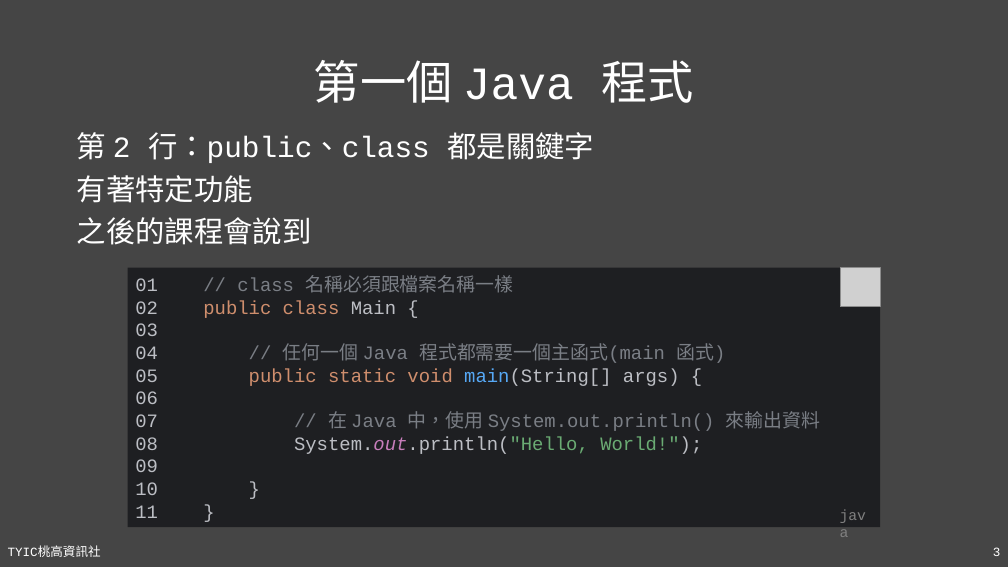
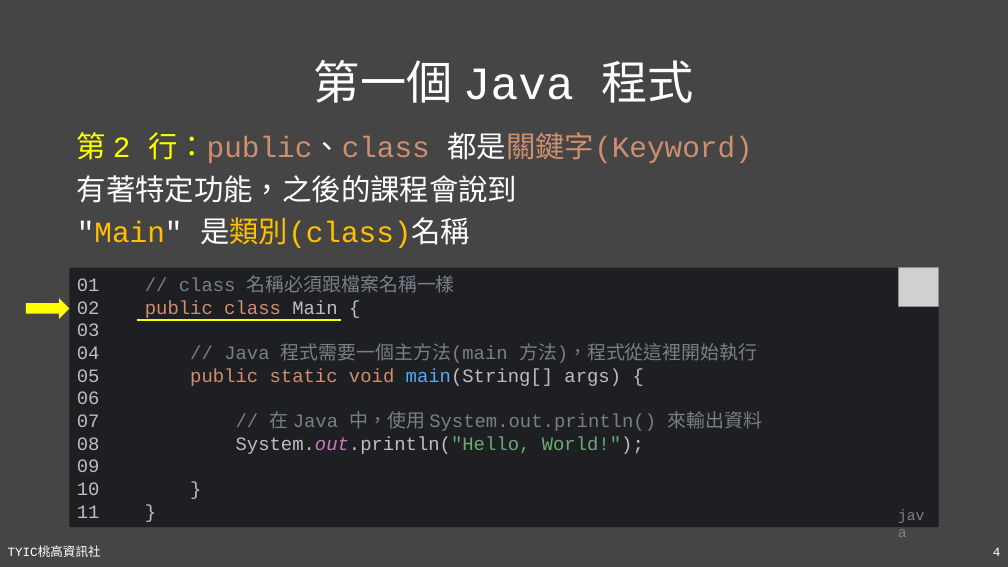
Before and after one commit to TYSHIC/slides, a slide deck: slide 4 of powerpoint/04_初探Java.pptx (slide 3 before the commit). Drawn at 1008x567 pixels with LibreOffice and Linux fonts; fonts in the diff are those of the drawing; grey boxes stand for pictures. Boxes give left, top, right and bottom in pixels: in the first picture for what was removed or moved away, otherwise in the second. Text is boxed around its words. In the diff, an @@ line names an element or a change of style, - is before the commit and + after.

```diff
--- a/powerpoint/04_初探Java.pptx
+++ b/powerpoint/04_初探Java.pptx
@@ text at <box>77,132,752,248</box>: text changed; text colour #FFFFFF to #CF8E6D @@
-第 2 行：public、class 都是關鍵字
-有著特定功能
-之後的課程會說到
+第 2 行：public、class 都是關鍵字(Keyword)
+有著特定功能，之後的課程會說到
+"Main" 是類別(class)名稱
@@ rectangle "01 // class 名稱必須跟檔案名稱一樣 02 ...": place and size @@
-rectangle "01 // class 名稱必須跟檔案名稱一樣 02 ..." at <box>128,268,880,527</box>
+rectangle "01 // class 名稱必須跟檔案名稱一樣 02 ..." at <box>70,268,939,527</box>
@@ picture: place and size @@
-picture at <box>840,268,880,307</box>
+picture at <box>899,268,939,307</box>
@@ right arrow added at <box>26,298,69,319</box>, fill #FFFF00 @@
@@ text in rectangle at <box>77,275,761,454</box>: text changed @@
-01 // class 名稱必須跟檔案名稱一樣
-02 public class Main {
-03
-04 // 任何一個 Java 程式都需要一個主函式(main 函式)
-05 public static void main(String[] args) {
-06
-07 // 在 Java 中，使用 System.out.println() 來輸出資料
-08 System.out.println("Hello, World!");
-09
-10 }
-11 }
+01 // class 名稱必須跟檔案名稱一樣
+02 public class Main {
+03
+04 // Java 程式需要一個主方法(main 方法)，程式從這裡開始執行
+05 public static void main(String[] args) {
+06
+07 // 在 Java 中，使用 System.out.println() 來輸出資料
+08 System.out.println("Hello, World!");
+09
+10 }
+11 }
@@ line added from (138, 320) to (341, 320), #FFFF00 1.5 pt @@
@@ text "java": place and size @@
-text "java" at <box>833,502,881,528</box>
+text "java" at <box>891,502,939,528</box>
@@ page number at <box>993,547,1001,556</box>: text changed @@
-3
+4
```
Also in this commit, not shown: 3 other slides changed, 8 slides added, 4 other files.
